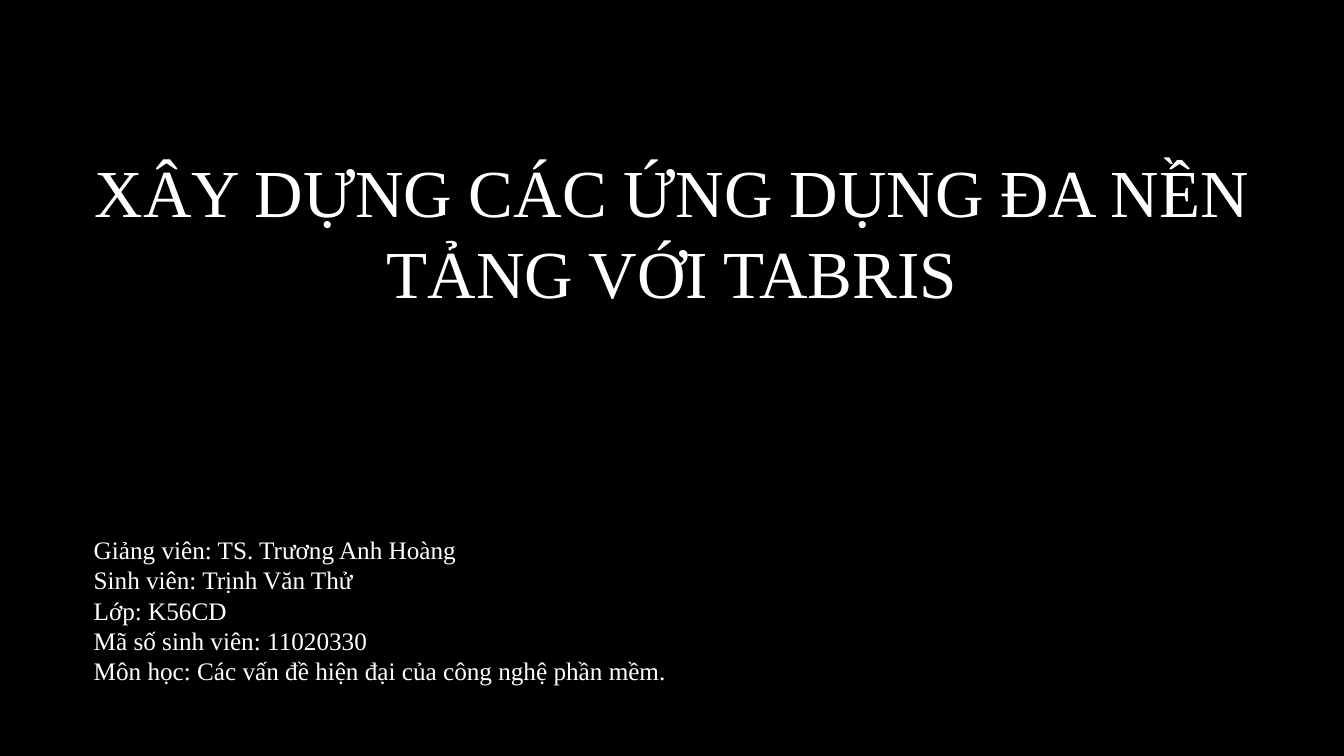
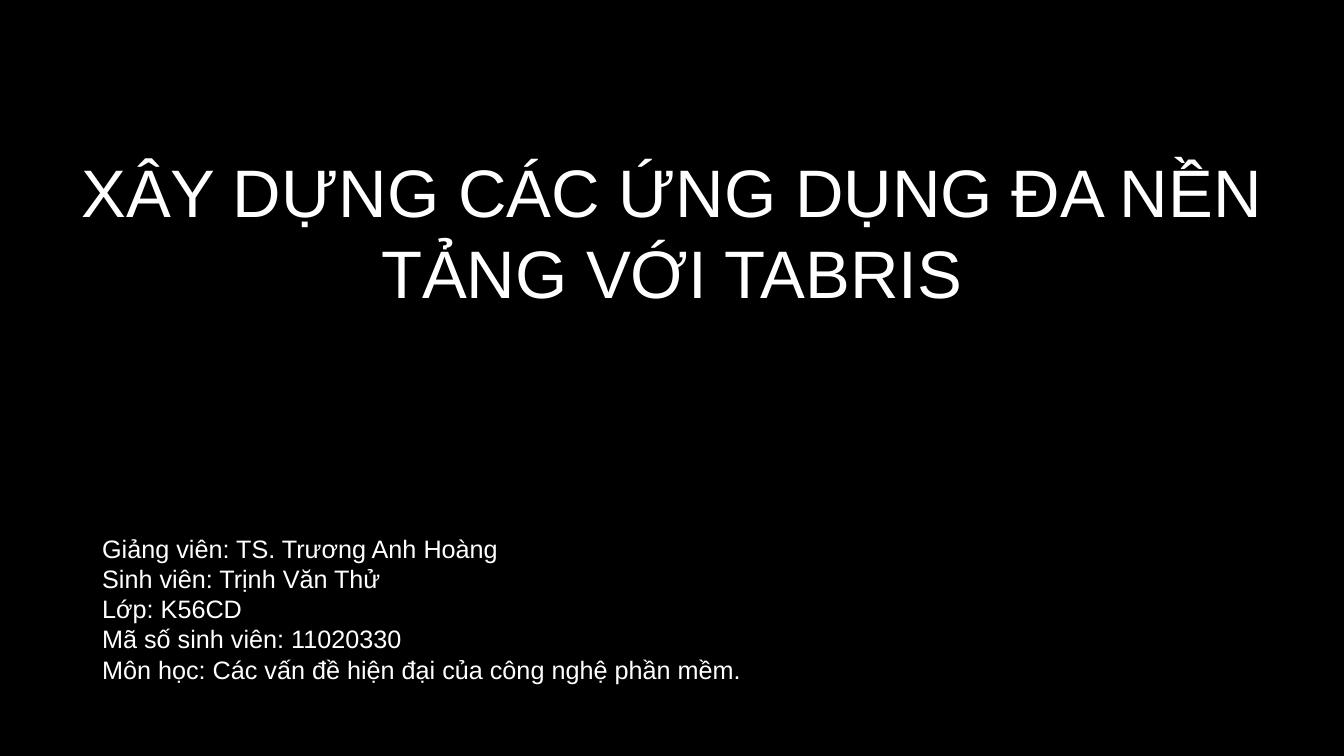
Before and after one commit to sonnv56/Mon-CVDHD-2014, a slide deck: slide 1 of Trinh_Van_Thu/Native Cross-Platform Apps with Tabris.pptx. Drawn at 1344x756 pixels with LibreOffice and Linux fonts; fonts in the diff are those of the drawing; background and template pictures are left out. Boxes give left, top, right and bottom in pixels: in the first picture for what was removed or moved away, otherwise in the second. Text is boxed around its words. In the diff, an @@ line names an element or a change of style, - is before the commit and + after.

Commit message:
edit font

```diff
--- a/Trinh_Van_Thu/Native Cross-Platform Apps with Tabris.pptx
+++ b/Trinh_Van_Thu/Native Cross-Platform Apps with Tabris.pptx
@@ title "XÂY DỰNG CÁC ỨNG DỤNG ..." at (81,164,1262,299): font Times New Roman to Arial @@
@@ text "Giảng viên: TS. Trương Anh ..." at (102,539,741,684): font Times New Roman to Arial @@
@@ text "Giảng viên: TS. Trương Anh ...": place and size @@
-text "Giảng viên: TS. Trương Anh ..." at (94,541,666,686)
+text "Giảng viên: TS. Trương Anh ..." at (102,539,741,684)
```
Also in this commit, not shown: 5 other slides changed.
